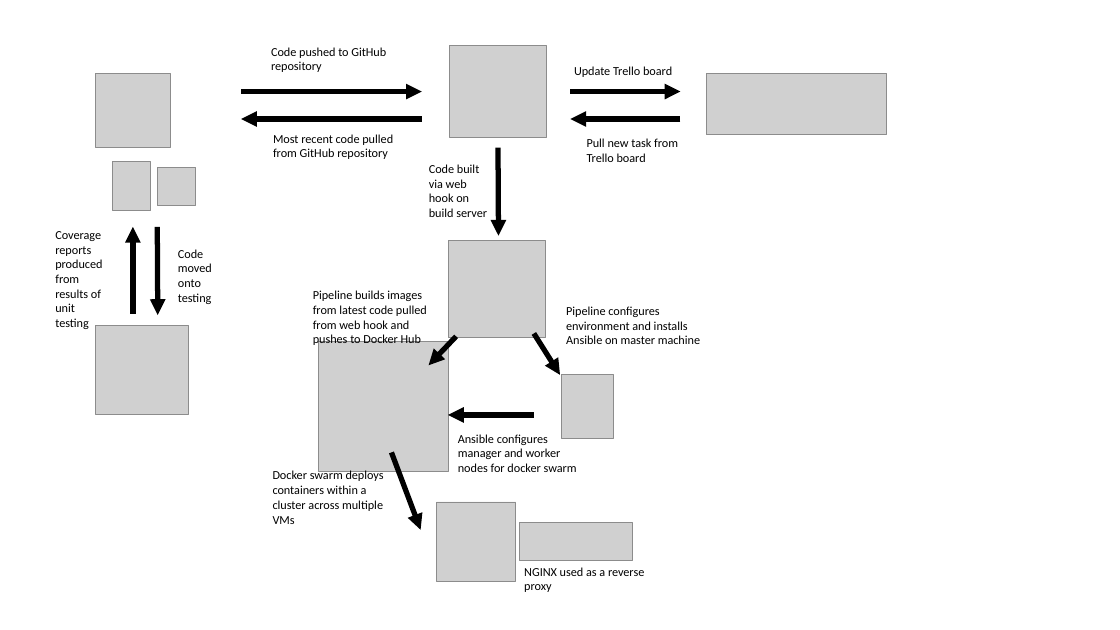
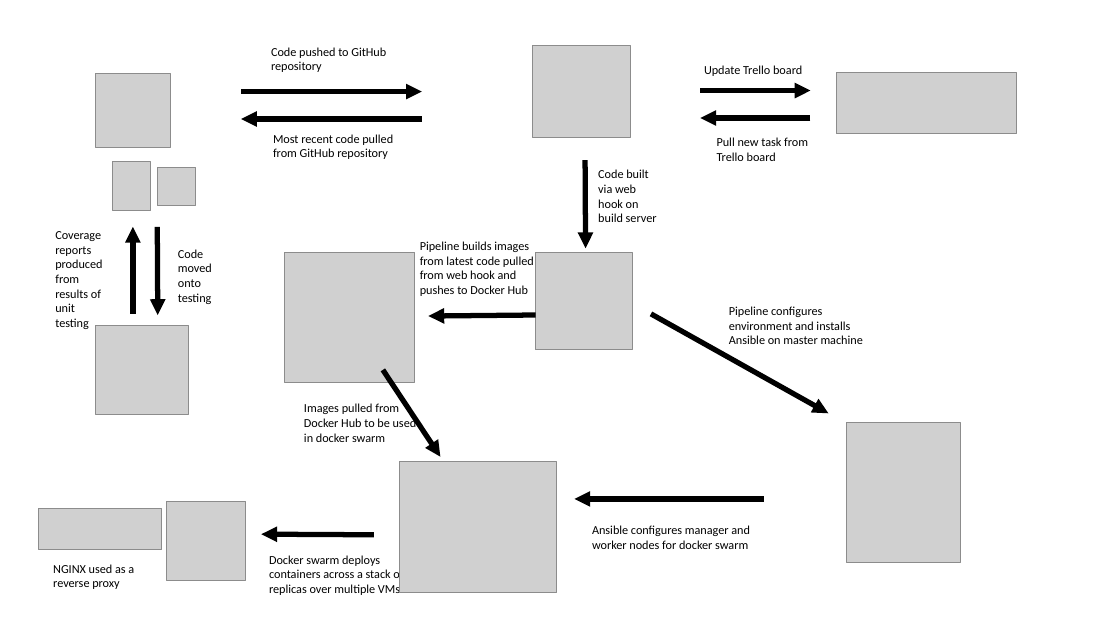
Before and after one commit to HamzaYacub/QAC-Practical-Project, a slide deck: slide 1 of Documentation/CI Pipeline.pptx. Drawn at 1120x630 pixels with LibreOffice and Linux fonts; fonts in the diff are those of the drawing; grey boxes stand for pictures. Boxes give left, top, right and bottom in pixels: in the first picture for what was removed or moved away, otherwise in the second. Text is boxed around its words. In the diff, an @@ line names an element or a change of style, - is before the commit and + after.

```diff
--- a/Documentation/CI Pipeline.pptx
+++ b/Documentation/CI Pipeline.pptx
@@ picture: place and size @@
-picture at [450,45,547,138]
+picture at [533,45,630,138]
@@ 2 texts, 2 arrows, 1 picture: place and size @@
-2 texts, 2 arrows, 1 picture at [571,66,887,162]
+2 texts, 2 arrows, 1 picture at [701,65,1017,161]
@@ arrow moved from (498, 148) - (498, 236) to (586, 160) - (586, 249) @@
@@ text "Code built via web hook ...": place and size @@
-text "Code built via web hook ..." at [429,164,487,217]
+text "Code built via web hook ..." at [598,169,657,222]
@@ text "Pipeline builds images from latest ...": place and size @@
-text "Pipeline builds images from latest ..." at [313,290,427,347]
+text "Pipeline builds images from latest ..." at [420,241,534,296]
@@ picture: place and size @@
-picture at [318,342,449,472]
+picture at [285,252,415,382]
@@ picture: place and size @@
-picture at [448,240,545,338]
+picture at [535,253,633,350]
@@ text "Pipeline configures environment and installs ...": place and size @@
-text "Pipeline configures environment and installs ..." at [566,306,700,344]
+text "Pipeline configures environment and installs ..." at [729,306,863,344]
@@ arrow moved from (456, 336) - (429, 365) to (536, 315) - (429, 316) @@
@@ arrow moved from (534, 334) - (560, 375) to (651, 314) - (828, 413) @@
@@ arrow added from (383, 370) to (440, 457), #000000 4.5 pt @@
@@ text added at [304,403,417,442], 10.5 pt, text #000000 @@
+Images pulled from Docker Hub to be used in docker swarm
@@ picture: place and size @@
-picture at [562,375,613,439]
+picture at [847,423,960,562]
@@ picture added at [400,461,557,592] @@
@@ picture: place and size @@
-picture at [519,523,633,560]
+picture at [39,508,162,549]
@@ picture: place and size @@
-picture at [437,502,516,581]
+picture at [166,502,245,581]
@@ arrow moved from (534, 415) - (448, 415) to (764, 499) - (575, 499) @@
@@ arrow moved from (392, 453) - (421, 530) to (374, 535) - (261, 534) @@
@@ text "Ansible configures manager and worker ..." rewrapped from [458,434,577,472] to [592,525,750,549] @@
@@ text "NGINX used as a reverse ..." rewrapped from [524,567,644,592] to [53,564,134,589] @@
@@ text at [269,555,403,595]: text changed @@
-Docker swarm deploys containers within a cluster across multiple VMs
+Docker swarm deploys containers across a stack of replicas over multiple VMs
```
Also in this commit, not shown: 3 other files.
